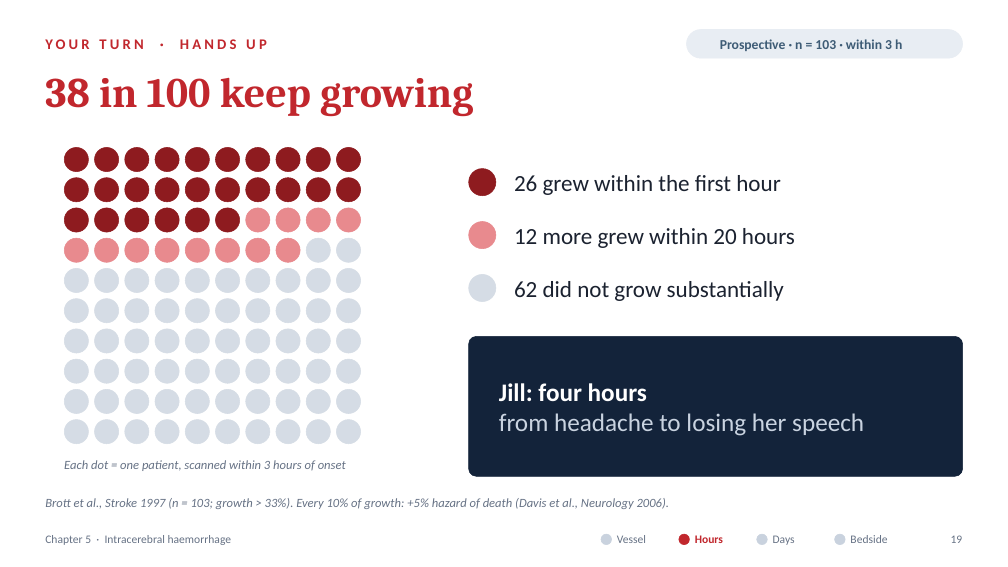
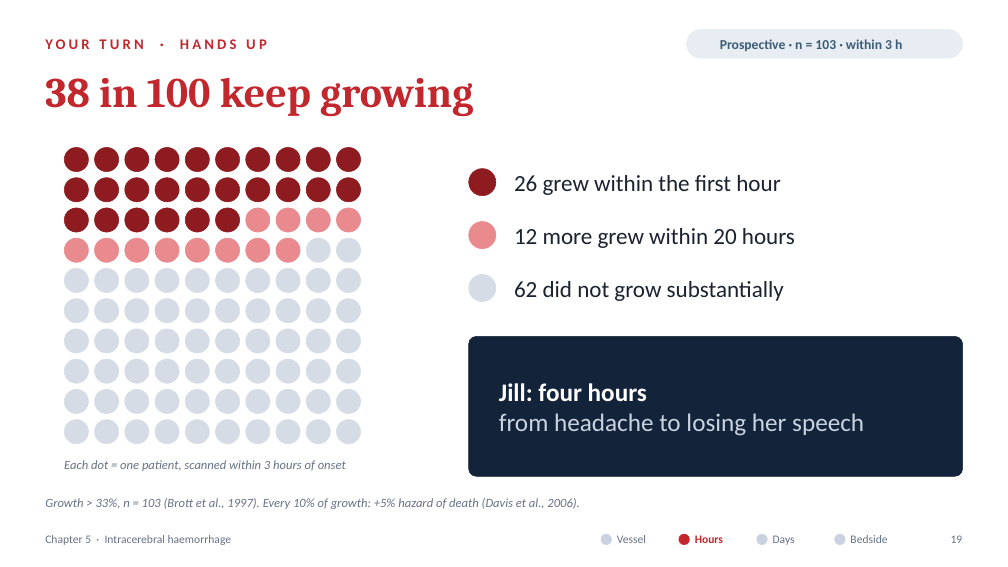
Before and after one commit to fredtom1/fred-Tom-, a slide deck: slide 19 of Chapter5_ICH_Pathophysiology.pptx. Drawn at 1008x567 pixels with LibreOffice and Linux fonts; fonts in the diff are those of the drawing; background and template pictures are left out. Boxes give left, top, right and bottom in pixels: in the first picture for what was removed or moved away, otherwise in the second. Text is boxed around its words. In the diff, an @@ line names an element or a change of style, - is before the commit and + after.

```diff
--- a/Chapter5_ICH_Pathophysiology.pptx
+++ b/Chapter5_ICH_Pathophysiology.pptx
@@ text at box(45, 498, 579, 509): text changed @@
-Brott et al., Stroke 1997 (n = 103; growth > 33%). Every 10% of growth: +5% hazard of death (Davis et al., Neurology 2006).
+Growth > 33%, n = 103 (Brott et al., 1997). Every 10% of growth: +5% hazard of death (Davis et al., 2006).
```
Also in this commit, not shown: 28 other slides changed, 4 slides added, 2 slides removed, 15 other files.
